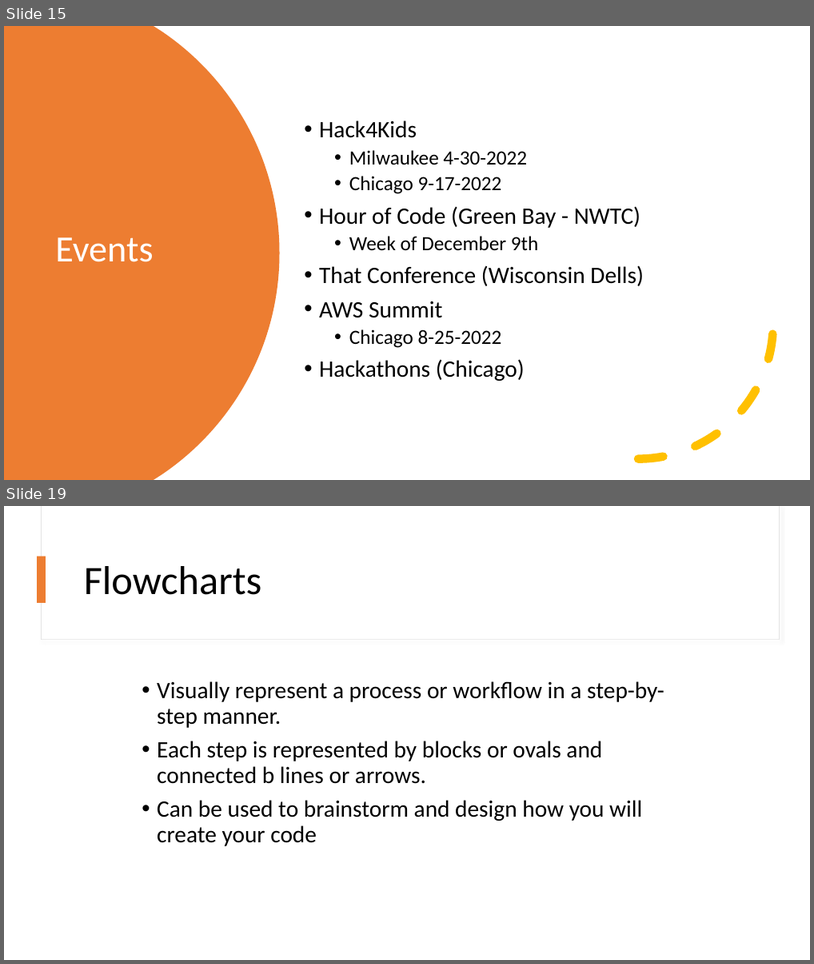
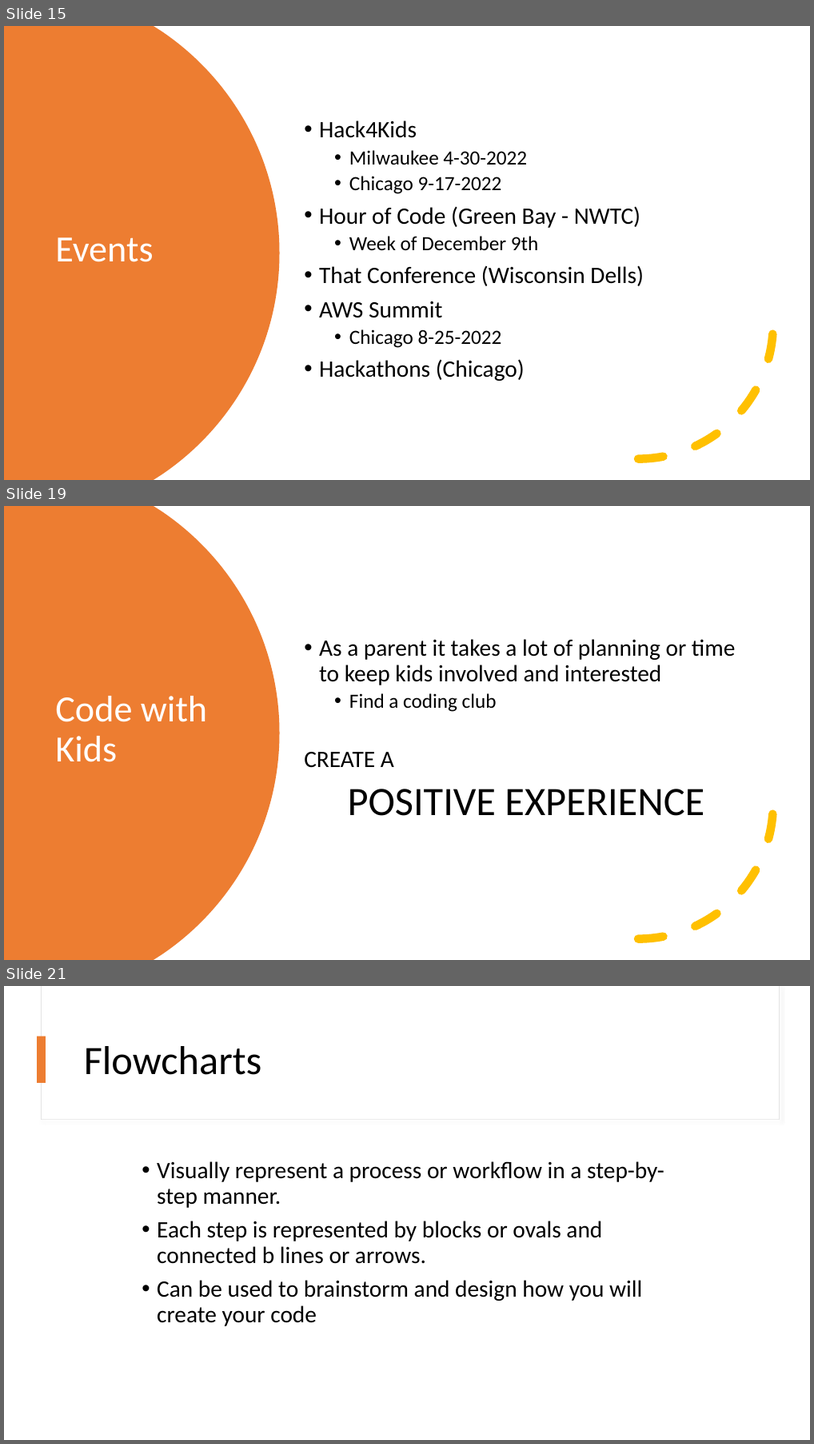
Before and after one commit to kevmoens/ThatConference2022, a slide deck: ThatConference2022.pptx. Shown one above the other, each under a label of ours: slides 15 and 19 before the commit, slides 15, 19 and 21 after it; the slides between them are not shown. The pictures are 814x964 and 814x1444 pixels, drawn with LibreOffice and Linux fonts; fonts in the diff are those of the drawing. Boxes give left, top, right and bottom in pixels: in the first picture for what was removed or moved away, otherwise in the second. Text is boxed around its words. In the diff, an @@ line names an element or a change of style, - is before the commit and + after.

```diff
--- a/ThatConference2022.pptx
+++ b/ThatConference2022.pptx
@@ slide 19 added at (x1=4, y1=506, x2=810, y2=960), background #FFFFFF @@
@@ freeform shape added at (x1=4, y1=506, x2=280, y2=960), fill #ED7D31 @@
@@ text added at (x1=304, y1=639, x2=735, y2=816), 28 pt, text #000000 @@
+• As a parent it takes a lot of planning or time to keep kids involved and interested
+  • Find a coding club
+CREATE A
+POSITIVE EXPERIENCE
@@ arc (boxed as its full ellipse) added at (x1=504, y1=668, x2=774, y2=939), outline #FFC000 10 pt dashed @@
@@ title added at (x1=55, y1=696, x2=207, y2=762), 44 pt, text #FFFFFF @@
+Code with Kids
@@ what was slide 19 is now slide 21 @@
```
Also in this commit, not shown: 4 slides changed, 1 other slide added.
